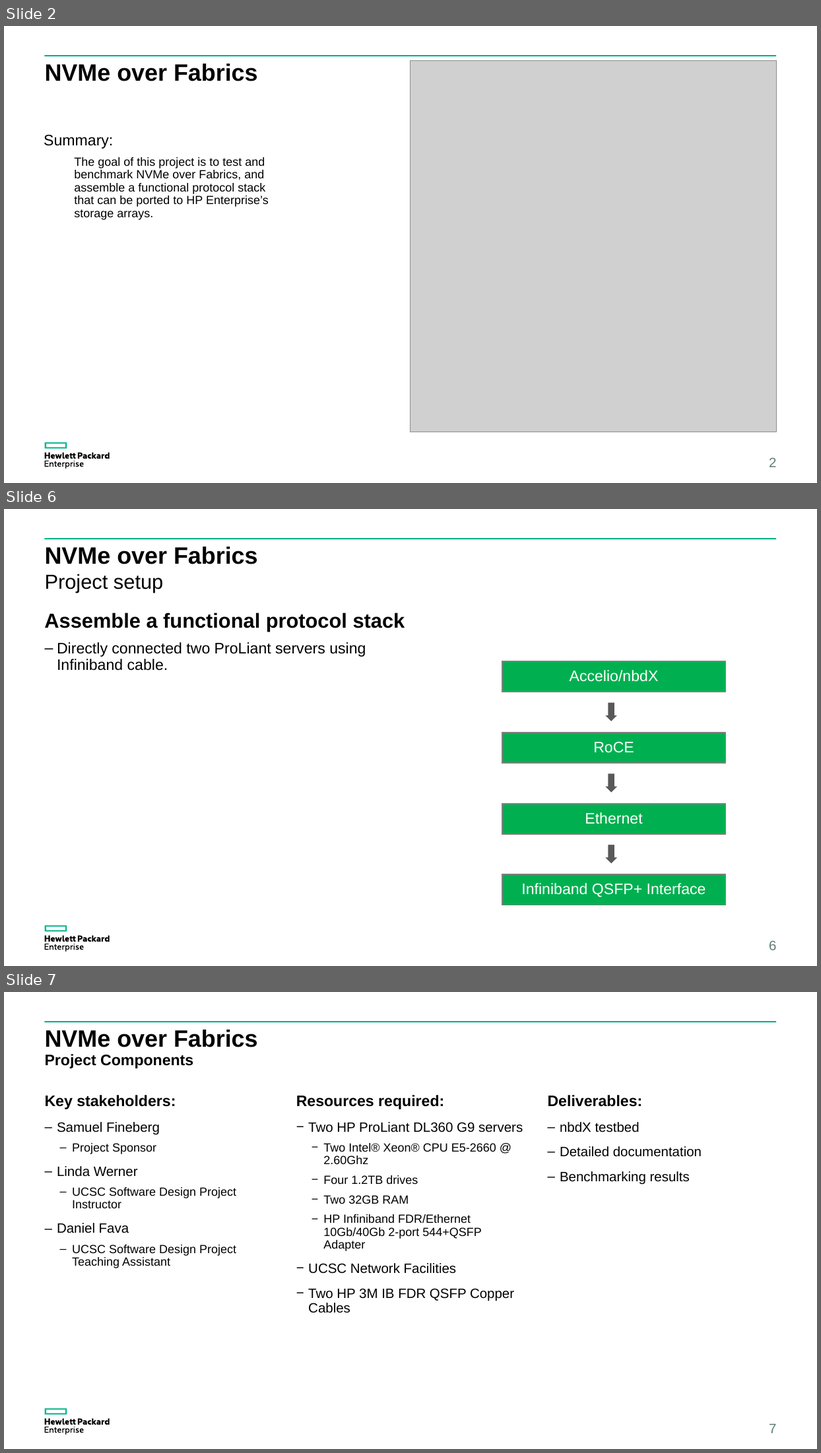
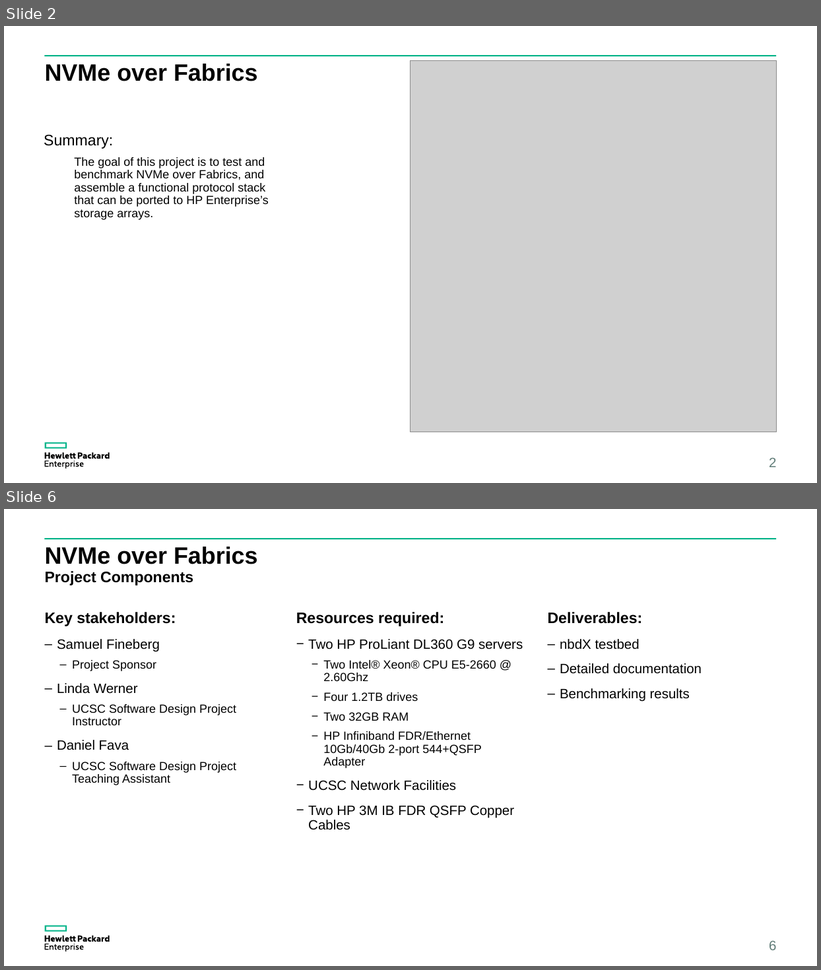
Before and after one commit to coy-humphrey/nvme-hpe, a slide deck: deliverables/HPE.Presentation.pptx. Shown one above the other, each under a label of ours: slides 2, 6 and 7 before the commit, slides 2 and 6 after it; the slides between them are not shown. The pictures are 821x1453 and 821x970 pixels, drawn with LibreOffice and Linux fonts; fonts in the diff are those of the drawing; grey boxes stand for pictures. Boxes give left, top, right and bottom in pixels: in the first picture for what was removed or moved away, otherwise in the second. Text is boxed around its words. In the diff, an @@ line names an element or a change of style, - is before the commit and + after.

```diff
--- a/deliverables/HPE.Presentation.pptx
+++ b/deliverables/HPE.Presentation.pptx
@@ slide 6 removed at (4,509,817,966), background #FFFFFF; not listed: 3 template elements that a slide beside it also shows @@
@@ title removed at (45,547,258,564) @@
-NVMe over Fabrics
@@ text removed at (45,574,163,592) @@
-Project setup
@@ text removed at (44,613,405,632) @@
-Assemble a functional protocol stack
@@ text removed at (57,642,366,671) @@
-– Directly connected two ProLiant servers using Infiniband cable.
@@ rectangle removed at (502,661,725,692) @@
-Accelio/nbdX
@@ down arrow removed at (604,702,619,722) @@
@@ rectangle removed at (502,733,725,763) @@
-RoCE
@@ down arrow removed at (604,773,619,793) @@
@@ rectangle removed at (502,803,725,834) @@
-Ethernet
@@ down arrow removed at (604,844,619,865) @@
@@ rectangle removed at (502,875,725,906) @@
-Infiniband QSFP+ Interface
@@ page number removed at (769,941,776,951) @@
-6
@@ what was slide 7 is now slide 6 @@
@@ page number at (769,941,776,951): text changed @@
-7
+6
```
Also in this commit, not shown: 5 slides changed.
